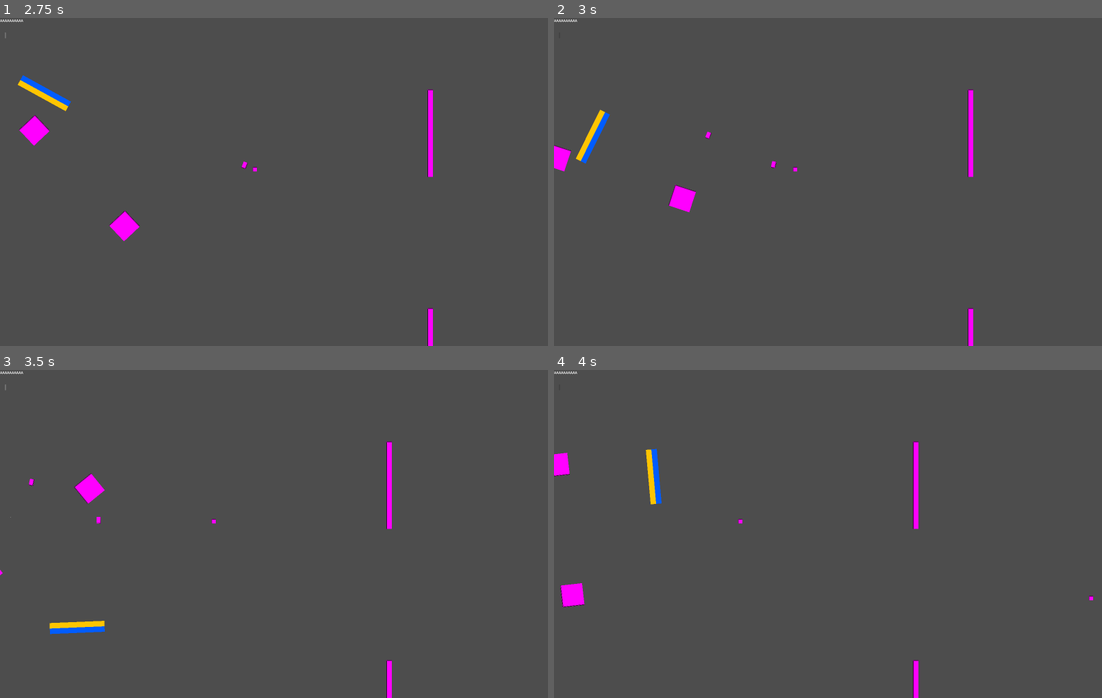
Above: before the commit, frames 1-4 (two rows, left to right).
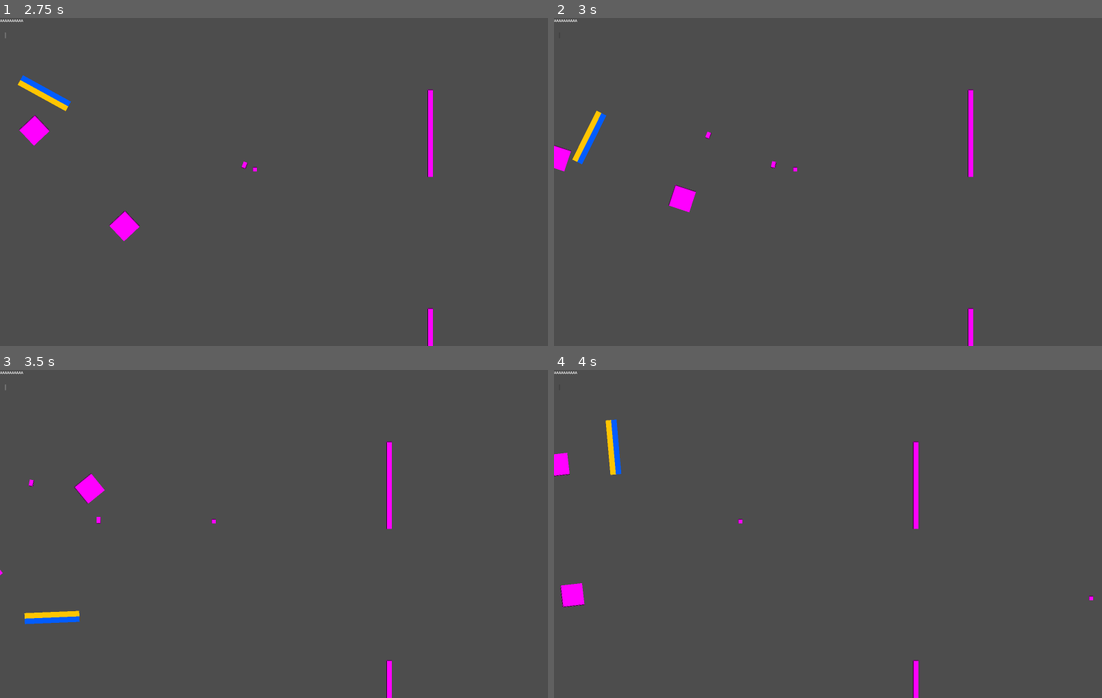
Above: after the commit, the same moments.

Repository: teros0/flappy-drone
Game: Godot game, scene res://scenes/main.tscn
Two runs of this game, one before a commit and one after it. Both use one fixed random seed, a clock stepped at 60 frames per second and the inputs below.
Inputs (mouse positions are in pixels of both pictures, inside the frame that each line leads up to):
- Up to frame 1 (2.75 s): move the mouse to (394, 165) at 0.52 s; hold Right (ui_right) 0.53-1.28 s; click (394, 165) at 0.67 s; move the mouse to (164, 198) at 1.27 s; hold Left (ui_left) 1.28-2.03 s; click (164, 198) at 1.42 s; move the mouse to (328, 109) at 2.02 s; hold Right (ui_right) from 2.03 s (still down); click (328, 109) at 2.17 s
- Up to frame 2 (3 s): move the mouse to (800, 247) at 2.77 s; release Right (ui_right) at 2.78 s; hold Up (ui_up) from 2.78 s (still down); click (800, 247) at 2.92 s
- Up to frame 3 (3.5 s): keep holding Up (ui_up)
- Up to frame 4 (4 s): move the mouse to (992, 583) at 3.52 s; release Up (ui_up) at 3.53 s; hold Left (ui_left) from 3.53 s (still down); click (992, 583) at 3.67 s

Frame 1 is identical in both runs. In frame 2, 0.3% of the frame differs, in the area x 3-41%, y 27-46%; in frame 3, 0.7%, in the area x 1-20%, y 33-81%; in frame 4, 0.7%.

Commit message:
use root function to control thrust value

Diff:
--- a/scripts/copter.gd
+++ b/scripts/copter.gd
@@ -12,6 +12,8 @@
 # New Throttle Logic
 @export var throttle_level: float = 0.3
 @export var throttle_step: float = 0.1
+@export var max_ramp_time: float = 1.5 # Seconds to reach 0.4
+var hold_time: float = 0.0
 
 func _input(event):
 	# Handle Mouse Wheel for Throttle Setting
@@ -27,9 +29,13 @@
 	var is_thrusting = false
 	var rotation_input = 0.0
 
-	# Keyboard now acts as the "Engine Engagement" switch
 	if Input.is_action_pressed("ui_up"):
 		is_thrusting = true
+		# Increase hold_time but cap it at the max_ramp_time
+		hold_time = min(hold_time + _delta, max_ramp_time)
+	else:
+		# Reset hold_time when key is released (or use a decay for "smooth" drop)
+		hold_time = 0.0
 
 	if Input.is_action_pressed("ui_left"):
 		rotation_input -= 1.0
@@ -38,9 +44,22 @@
 
 	# Apply Thust based on persistent throttle level
 	if is_thrusting:
-		# Use the throttle_level we set with the mouse wheel
-		var total_thrust = transform.y * -throttle_level * engine_power * weight_compensation
+		# 1. Normalize hold_time to a 0.0 - 1.0 range
+		var t = hold_time / max_ramp_time
+
+		# 2. Apply the "Fast then Slow" curve (Square Root)
+		# Starts at 0.1, ends at 0.4
+		var curve_multiplier = 0.5 + (0.5 * sqrt(t))
+
+		# 3. Combine with your persistent throttle_level
+		# (Multiply by curve_multiplier to make the throttle feel 'damped')
+		var effective_thrust = throttle_level * curve_multiplier
+
+		var total_thrust = transform.y * -effective_thrust * engine_power * weight_compensation
 		apply_central_force(total_thrust)
+
+		print("Current Curve Factor: ", 0.5 + (0.8 * sqrt(hold_time / max_ramp_time)))
+		print("Effective Thrust: ", effective_thrust)
 
 	if rotation_input != 0:
 		apply_torque(rotation_input * torque_power)
--- a/scripts/main.gd
+++ b/scripts/main.gd
@@ -3,5 +3,4 @@
 func _process(delta: float) -> void:
 	if Input.is_action_just_pressed("reset"):
 		get_tree().reload_current_scene()
-	print("aaaa ", $PlayerPair/Copter.throttle_level)
 	$HUD/ThrottleBar.value = $PlayerPair/Copter.throttle_level
